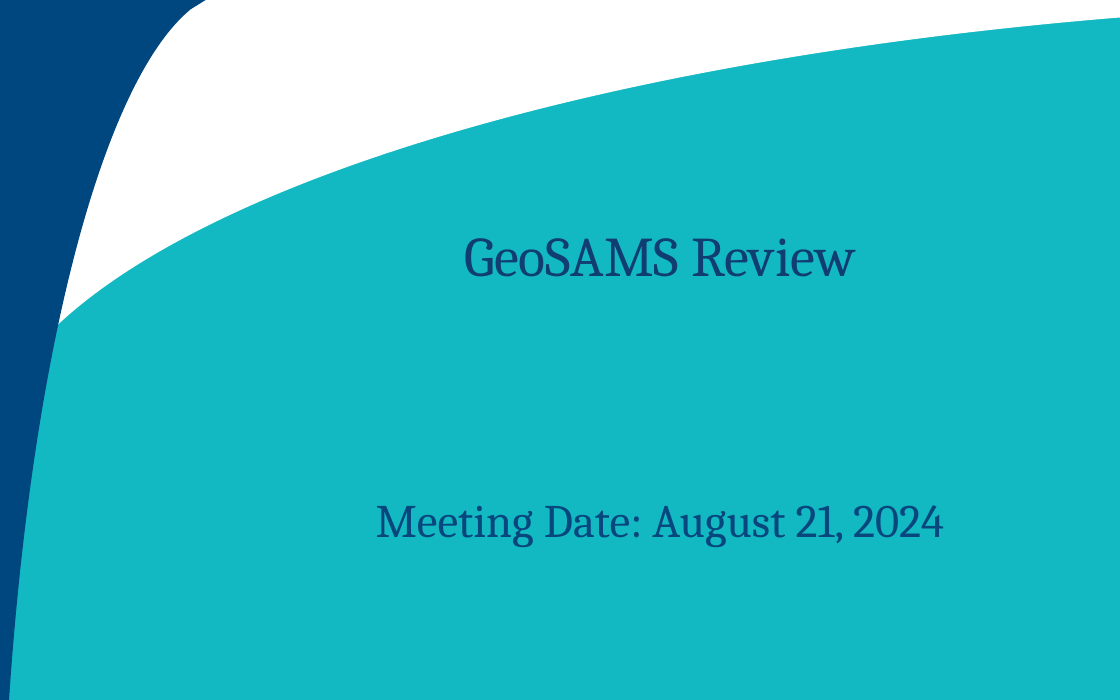
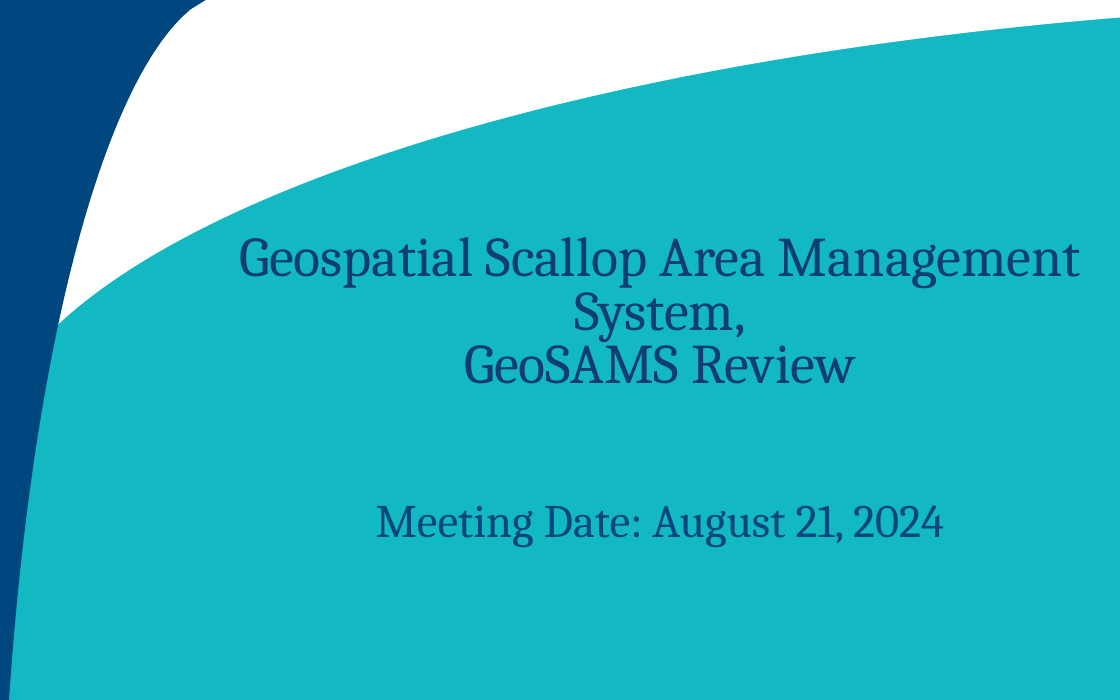
Before and after one commit to NEFSC/READ-PDP-GeoSAMS, a slide deck: slide 1 of docs/GeoSAMS.pptx. Drawn at 1120x700 pixels with LibreOffice and Linux fonts; fonts in the diff are those of the drawing; background and template pictures are left out. Boxes give left, top, right and bottom in pixels: in the first picture for what was removed or moved away, otherwise in the second. Text is boxed around its words. In the diff, an @@ line names an element or a change of style, - is before the commit and + after.

```diff
--- a/docs/GeoSAMS.pptx
+++ b/docs/GeoSAMS.pptx
@@ title at (239,237,1081,384): text changed @@
-GeoSAMS Review
+Geospatial Scallop Area Management System,
+GeoSAMS Review
```
Also in this commit, not shown: 1 other slide changed, 2 slides added, 8 other files.
